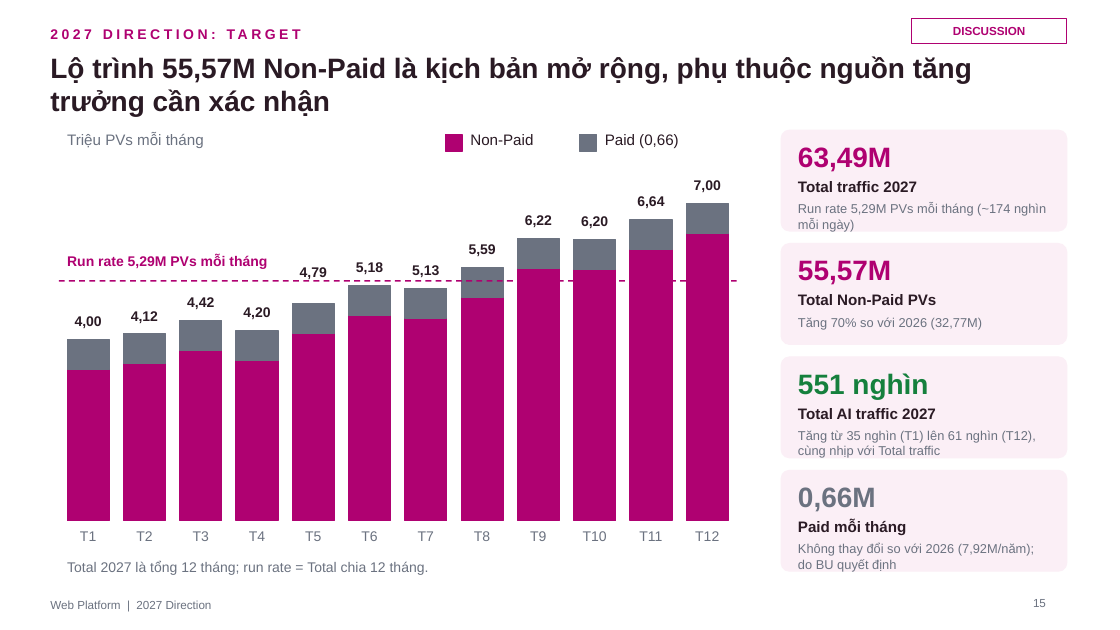
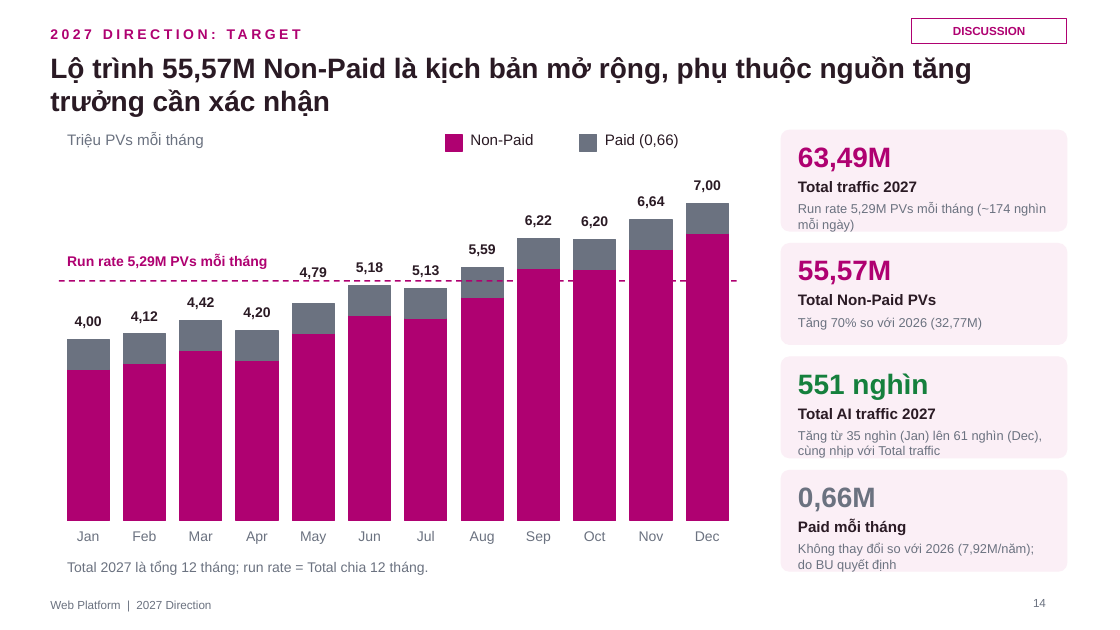
Before and after one commit to stormhoang/hienho-knowledgebase, a slide deck: slide 14 of 07_REPORTS/docs/strategy/2027 Direction - Web Platform (Framework).pptx (slide 15 before the commit). Drawn at 1120x630 pixels with LibreOffice and Linux fonts; fonts in the diff are those of the drawing. Boxes give left, top, right and bottom in pixels: in the first picture for what was removed or moved away, otherwise in the second. Text is boxed around its words. In the diff, an @@ line names an element or a change of style, - is before the commit and + after.

```diff
--- a/07_REPORTS/docs/strategy/2027 Direction - Web Platform (Framework).pptx
+++ b/07_REPORTS/docs/strategy/2027 Direction - Web Platform (Framework).pptx
@@ text at box(798, 430, 1042, 458): text changed @@
-Tăng từ 35 nghìn (T1) lên 61 nghìn (T12), cùng nhịp với Total traffic
+Tăng từ 35 nghìn (Jan) lên 61 nghìn (Dec), cùng nhịp với Total traffic
@@ text at box(77, 531, 100, 541): text changed @@
-T1
+Jan
@@ text at box(132, 531, 156, 541): text changed @@
-T2
+Feb
@@ text at box(189, 531, 213, 541): text changed @@
-T3
+Mar
@@ text at box(246, 531, 268, 544): text changed @@
-T4
+Apr
@@ text at box(300, 531, 326, 544): text changed @@
-T5
+May
@@ text at box(358, 531, 381, 541): text changed @@
-T6
+Jun
@@ text at box(417, 531, 435, 541): text changed @@
-T7
+Jul
@@ text at box(470, 531, 495, 544): text changed @@
-T8
+Aug
@@ text at box(526, 531, 551, 544): text changed @@
-T9
+Sep
@@ text at box(584, 531, 606, 541): text changed @@
-T10
+Oct
@@ text at box(639, 531, 664, 541): text changed @@
-T11
+Nov
@@ text at box(695, 531, 720, 541): text changed @@
-T12
+Dec
@@ page number at box(1033, 599, 1046, 607): text changed @@
-15
+14
```
Also in this commit, not shown: 13 other slides changed, 1 slide removed.
